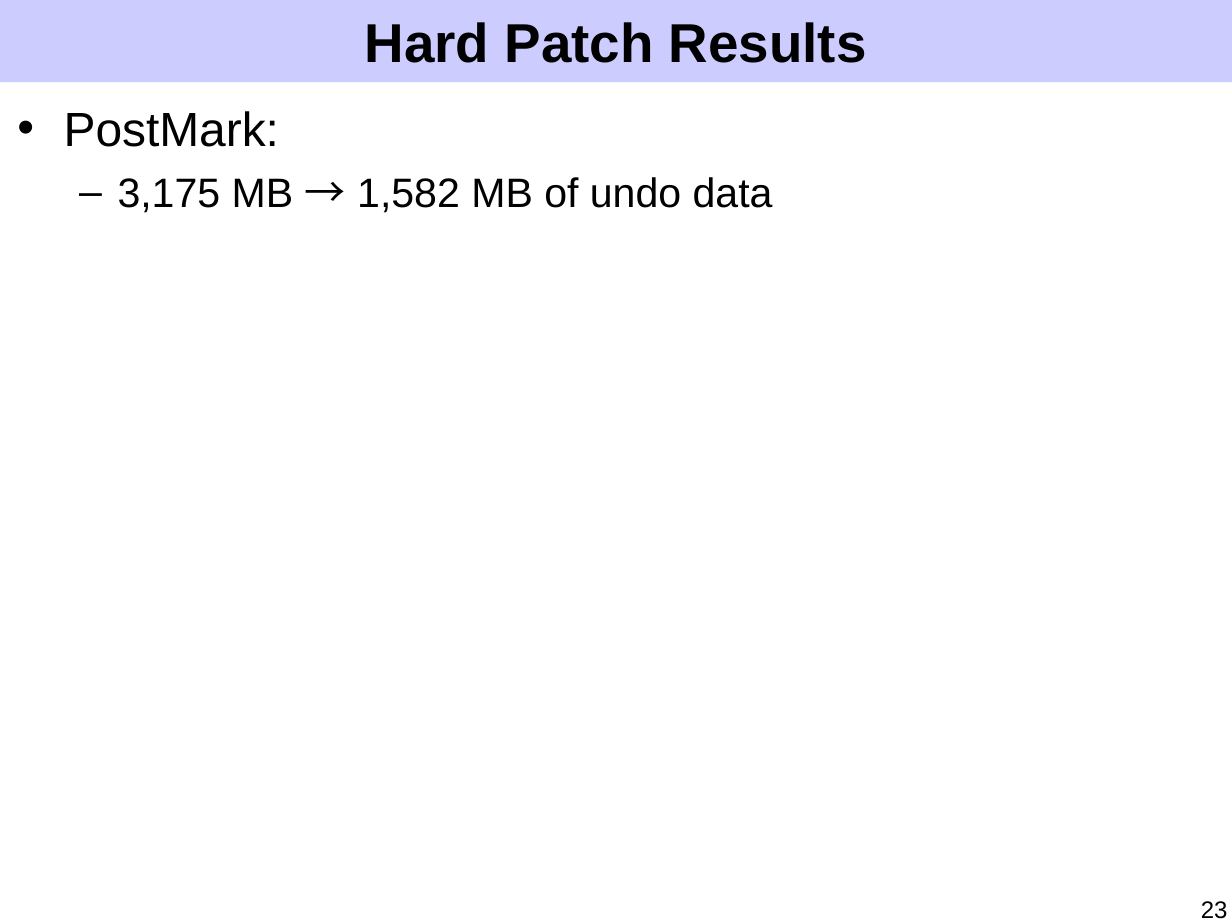
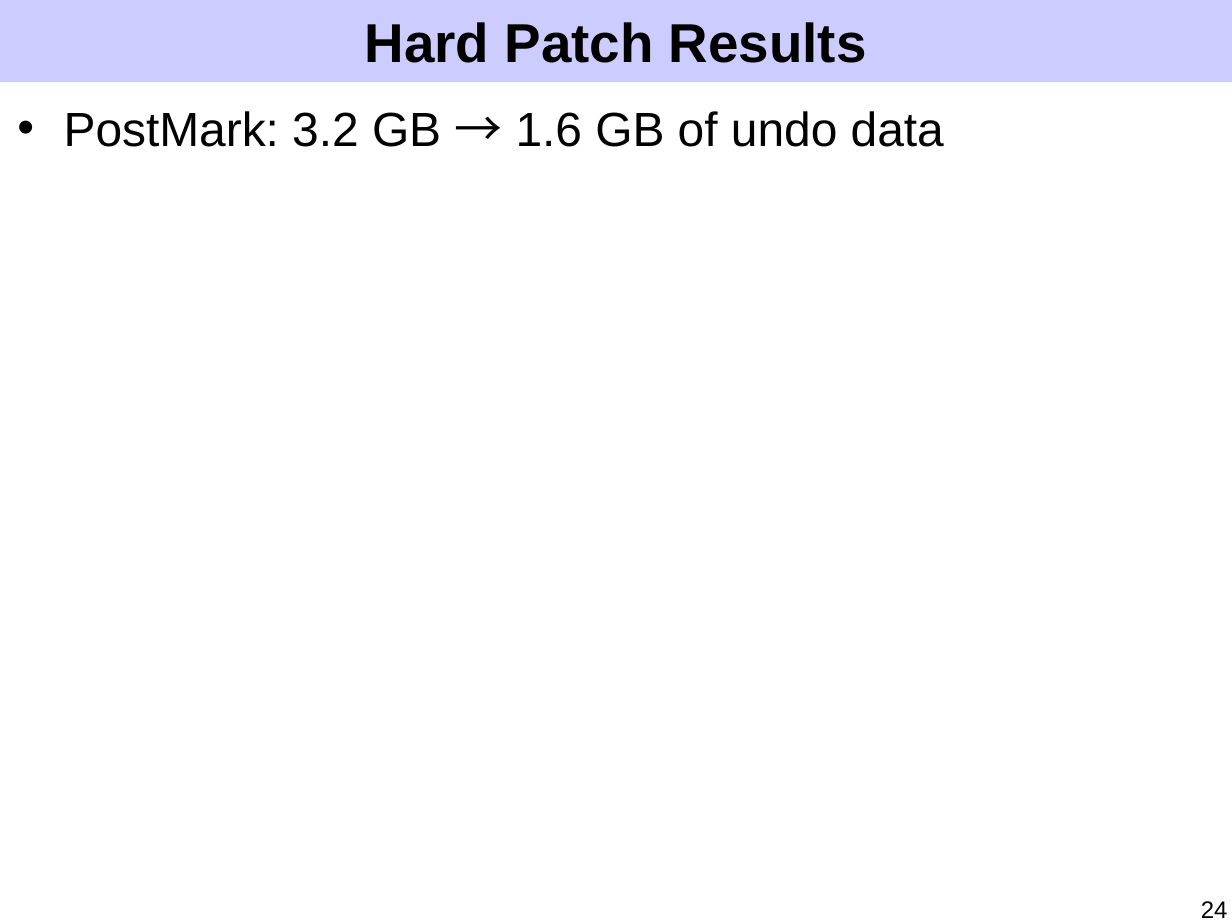
Before and after one commit to ucla-readable/fstitch-doc, a slide deck: slide 24 of sosp/pres.ppt (slide 23 before the commit). Drawn at 1232x924 pixels with LibreOffice and Linux fonts; fonts in the diff are those of the drawing. Boxes give left, top, right and bottom in pixels: in the first picture for what was removed or moved away, otherwise in the second. Text is boxed around its words. In the diff, an @@ line names an element or a change of style, - is before the commit and + after.

```diff
--- a/sosp/pres.ppt
+++ b/sosp/pres.ppt
@@ text at box(64, 111, 944, 147): text changed; size 24 to 28 pt @@
-• PostMark:
-  – 3,175 MB → 1,582 MB of undo data
+• PostMark: 3.2 GB → 1.6 GB of undo data
@@ page number at box(1201, 901, 1228, 918): text changed @@
-23
+24
```
Also in this commit, not shown: 8 other slides changed, 3 slides added, 2 slides removed.
